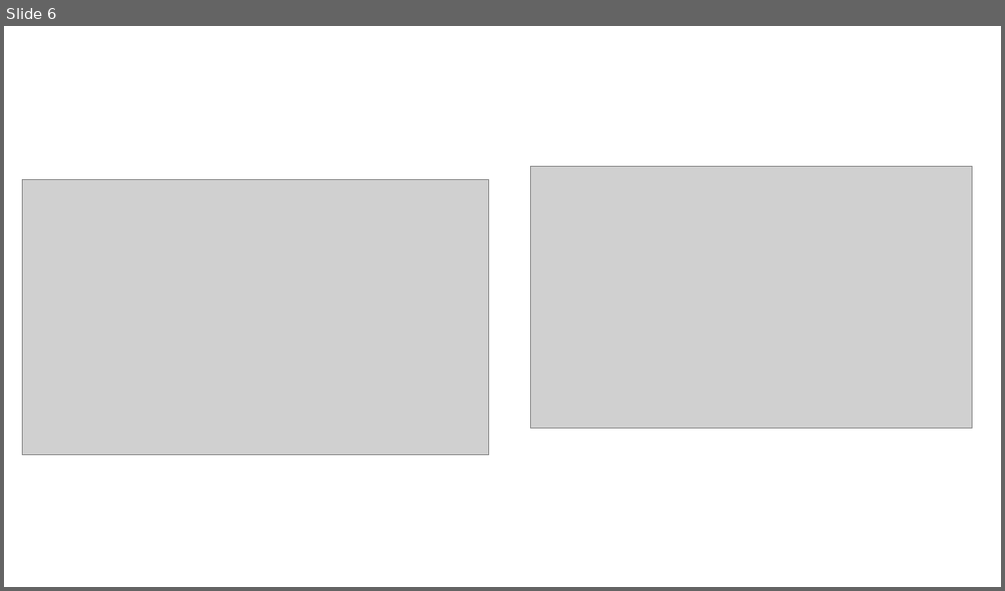
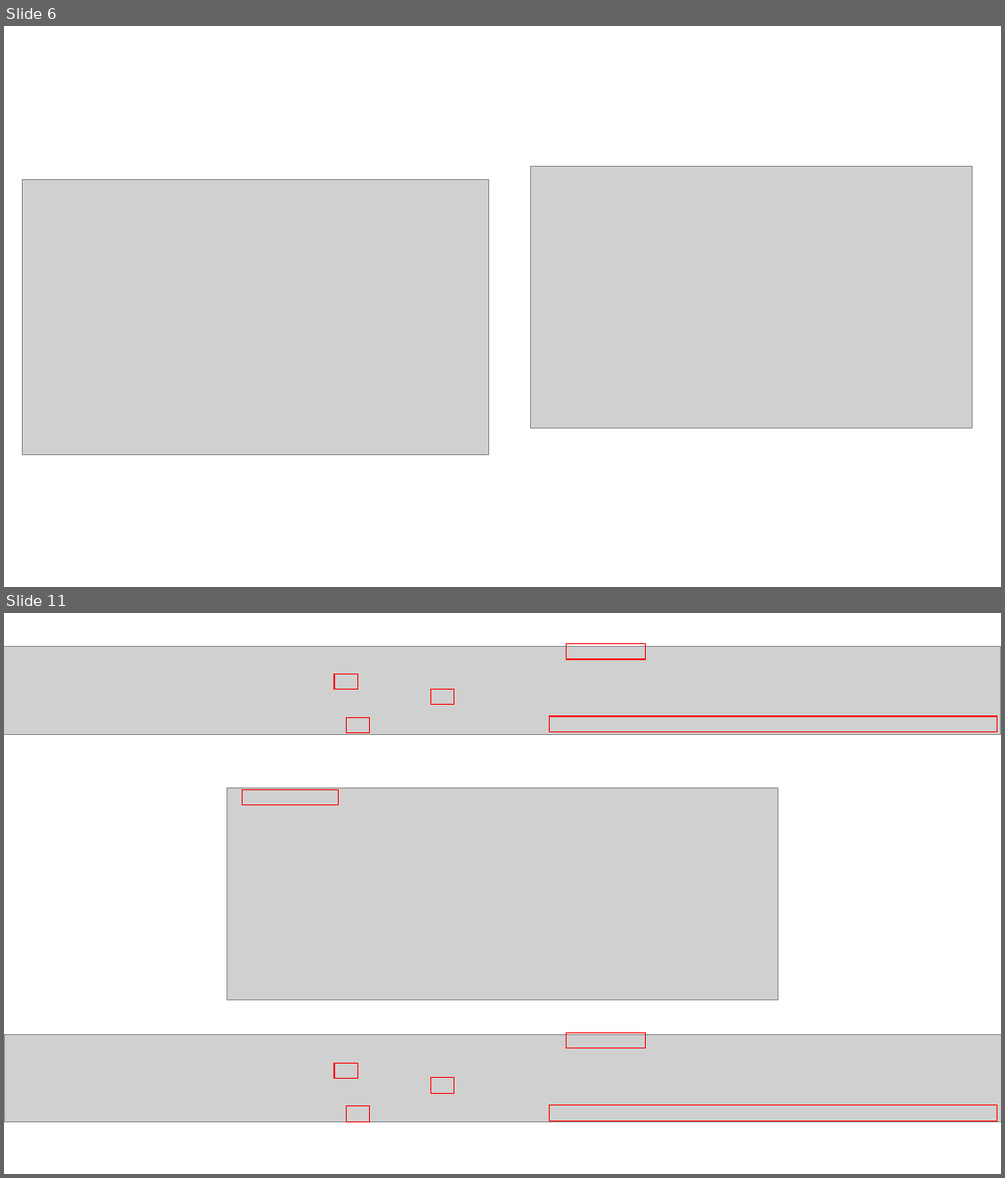
Before and after one commit to giumuniz/myApps, a slide deck: Docs/Figuras.pptx. Shown one above the other, each under a label of ours: slide 6 before the commit, slides 6 and 11 after it; the slides between them are not shown. The pictures are 1005x591 and 1005x1178 pixels, drawn with LibreOffice and Linux fonts; fonts in the diff are those of the drawing; grey boxes stand for pictures. Boxes give left, top, right and bottom in pixels: in the first picture for what was removed or moved away, otherwise in the second. Text is boxed around its words. In the diff, an @@ line names an element or a change of style, - is before the commit and + after.

```diff
--- a/Docs/Figuras.pptx
+++ b/Docs/Figuras.pptx
@@ slide 11 added at [4, 613, 1001, 1174], background #FFFFFF @@
@@ picture added at [4, 647, 1000, 735] @@
@@ rectangle added at [566, 643, 645, 659], outline #FF0000 1 pt @@
@@ rectangle added at [334, 674, 357, 690], outline #FF0000 1 pt @@
@@ rectangle added at [431, 689, 454, 705], outline #FF0000 1 pt @@
@@ rectangle added at [346, 717, 369, 732], outline #FF0000 1 pt @@
@@ rectangle added at [550, 716, 996, 732], outline #FF0000 1 pt @@
@@ picture added at [226, 787, 778, 999] @@
@@ rectangle added at [242, 789, 339, 805], outline #FF0000 1 pt @@
@@ picture added at [4, 1035, 1001, 1121] @@
@@ rectangle added at [566, 1032, 645, 1048], outline #FF0000 1 pt @@
@@ rectangle added at [334, 1062, 357, 1078], outline #FF0000 1 pt @@
@@ rectangle added at [431, 1078, 454, 1093], outline #FF0000 1 pt @@
@@ rectangle added at [346, 1106, 369, 1121], outline #FF0000 1 pt @@
@@ rectangle added at [550, 1105, 996, 1121], outline #FF0000 1 pt @@
```
Also in this commit, not shown: 5 other slides added, 4 other files.
